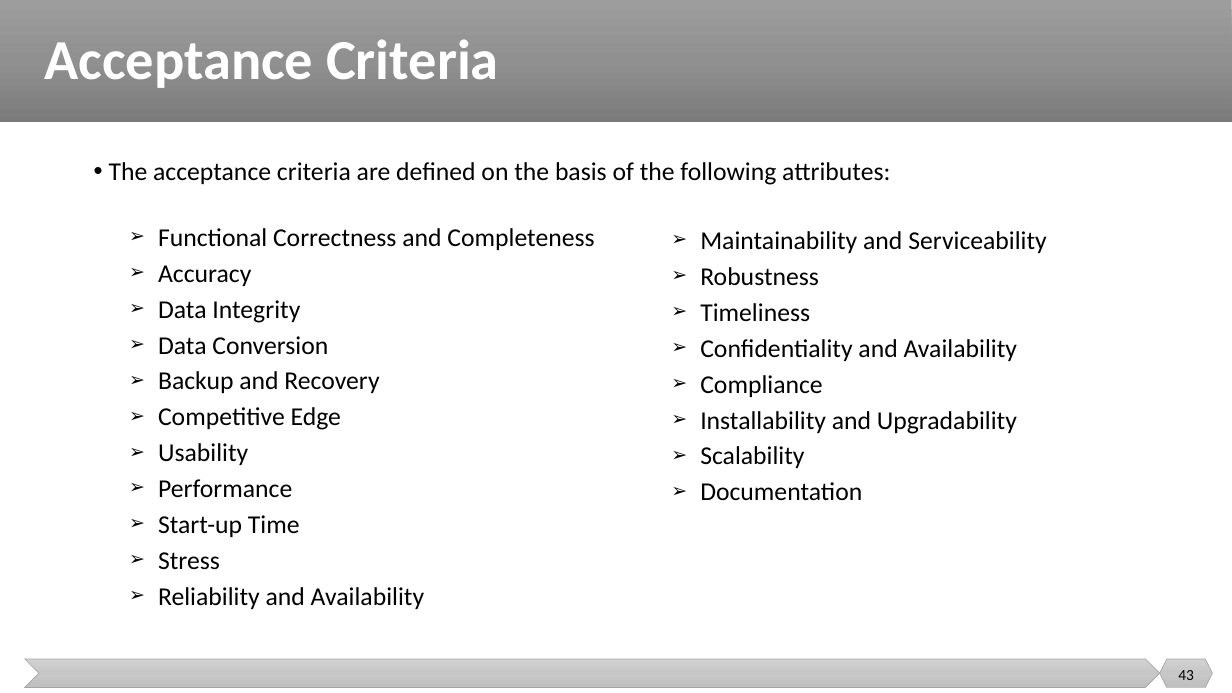
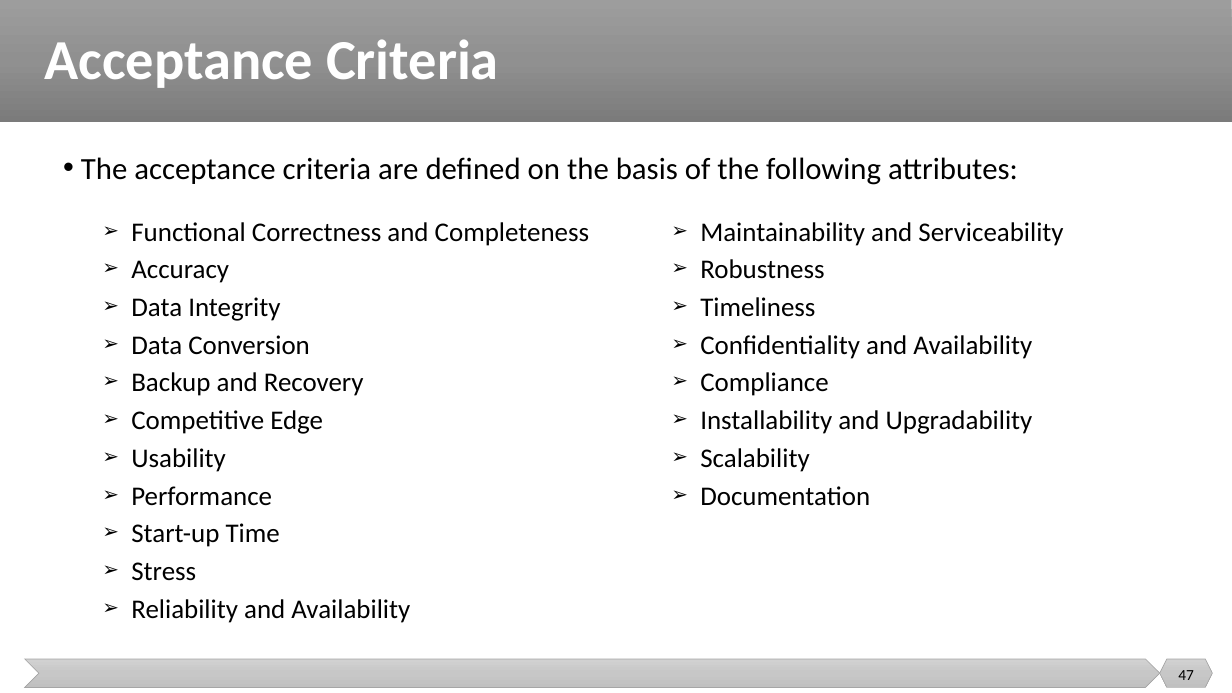
Before and after one commit to malenezi/malenezi, a slide deck: slide 47 of new_SE401/Lectures/8-Integration, System and Regression Testing/System Testing.pptx (slide 43 before the commit). Drawn at 1232x693 pixels with LibreOffice and Linux fonts; fonts in the diff are those of the drawing. Boxes give left, top, right and bottom in pixels: in the first picture for what was removed or moved away, otherwise in the second. Text is boxed around its words. In the diff, an @@ line names an element or a change of style, - is before the commit and + after.

```diff
--- a/new_SE401/Lectures/8-Integration, System and Regression Testing/System Testing.pptx
+++ b/new_SE401/Lectures/8-Integration, System and Regression Testing/System Testing.pptx
@@ text "The acceptance criteria are defined ...": place and size @@
-text "The acceptance criteria are defined ..." at <box>109,162,890,185</box>
+text "The acceptance criteria are defined ..." at <box>81,157,1018,185</box>
@@ text "The acceptance criteria are defined ..." at <box>81,157,1018,185</box>: size 20 to 24 pt; more space between paragraphs @@
@@ text "Functional Correctness and Completeness": place and size @@
-text "Functional Correctness and Completeness" at <box>158,228,594,609</box>
+text "Functional Correctness and Completeness" at <box>131,222,589,623</box>
@@ text "Functional Correctness and Completeness" at <box>131,222,589,623</box>: size 20 to 21 pt @@
@@ text "Maintainability and Serviceability" at <box>700,222,1063,506</box>: size 20 to 21 pt @@
@@ text "Maintainability and Serviceability": place and size @@
-text "Maintainability and Serviceability" at <box>700,231,1047,500</box>
+text "Maintainability and Serviceability" at <box>700,222,1063,506</box>
@@ page number at <box>1178,670,1194,680</box>: text changed @@
-43
+47
```
Also in this commit, not shown: 15 other slides changed, 6 slides added, 2 slides removed, 1 other file.
